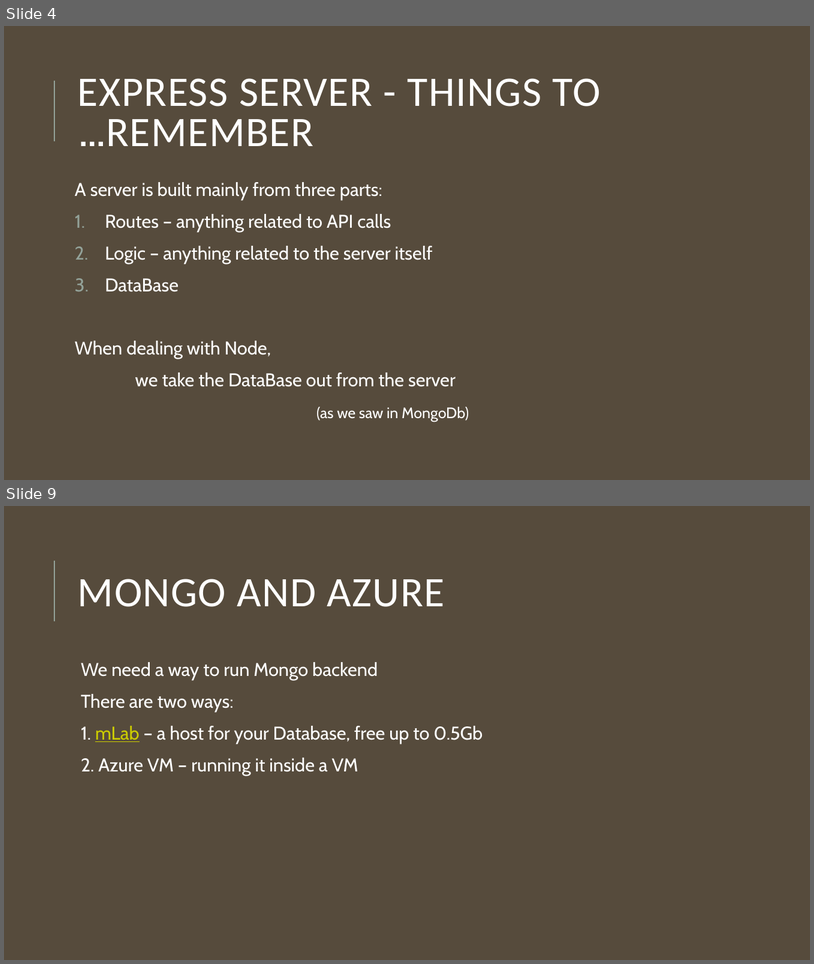
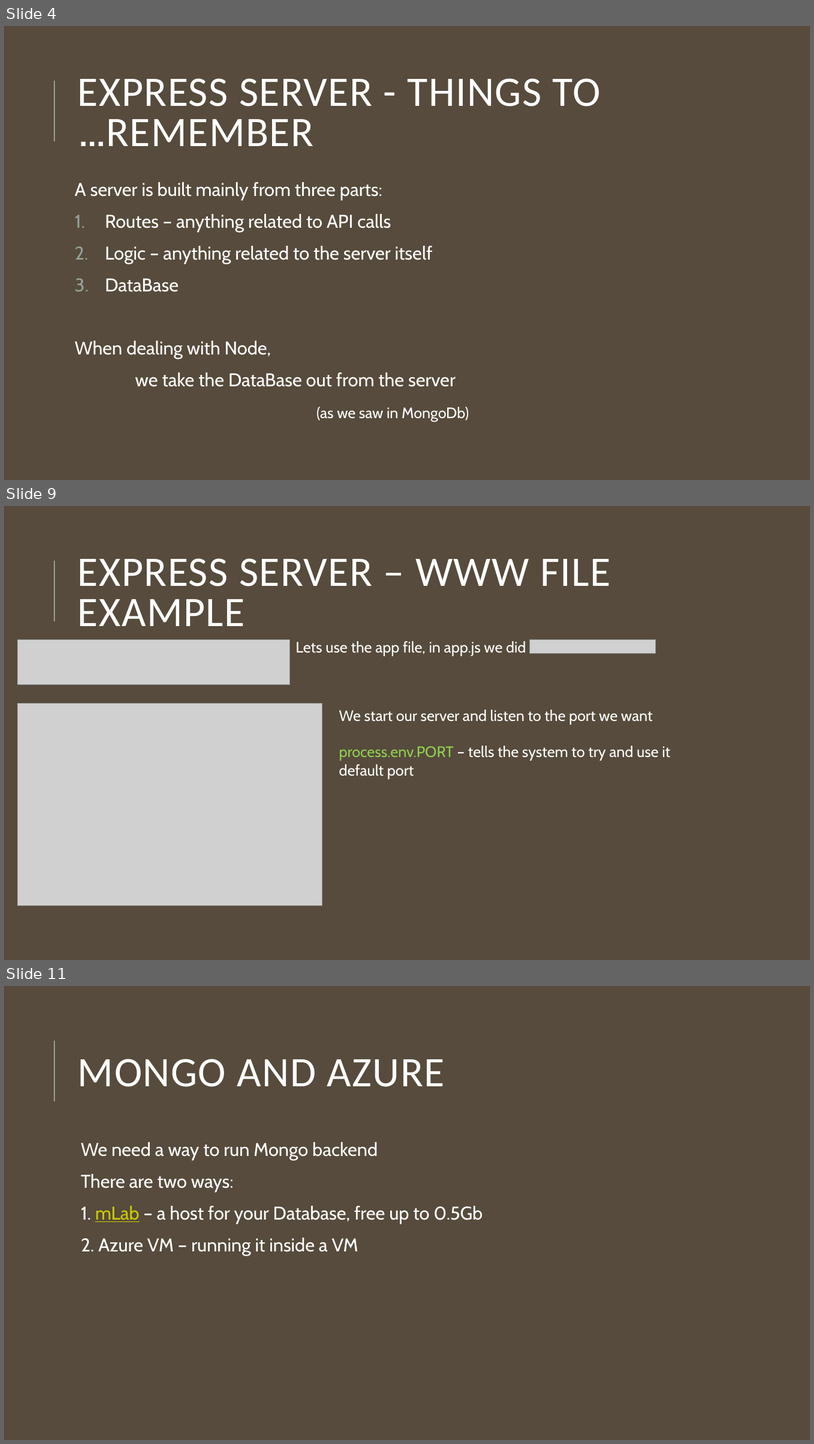
Before and after one commit to jce-il/se-class, a slide deck: tirgul/Node and azure.pptx. Shown one above the other, each under a label of ours: slides 4 and 9 before the commit, slides 4, 9 and 11 after it; the slides between them are not shown. The pictures are 814x964 and 814x1444 pixels, drawn with LibreOffice and Linux fonts; fonts in the diff are those of the drawing; grey boxes stand for pictures. Boxes give left, top, right and bottom in pixels: in the first picture for what was removed or moved away, otherwise in the second. Text is boxed around its words. In the diff, an @@ line names an element or a change of style, - is before the commit and + after.

```diff
--- a/tirgul/Node and azure.pptx
+++ b/tirgul/Node and azure.pptx
@@ slide 9 added at (4,506,810,960), background #564B3C; not listed: 1 template element that a slide beside it also shows @@
@@ title added at (78,558,611,626), 50 pt, text #FFFFFF @@
+EXPRESS SERVER – WWW FILE EXAMPLE
@@ picture added at (18,640,290,684) @@
@@ text added at (296,641,526,656), 18 pt, text #FFFFFF @@
+Lets use the app file, in app.js we did
@@ picture added at (530,640,656,654) @@
@@ picture added at (18,703,322,905) @@
@@ text added at (339,709,671,779), 18 pt, text #FFFFFF @@
+We start our server and listen to the port we want
+process.env.PORT – tells the system to try and use it default port
@@ what was slide 9 is now slide 11 @@
```
Also in this commit, not shown: 5 slides changed, 1 other slide added, 1 other file.
